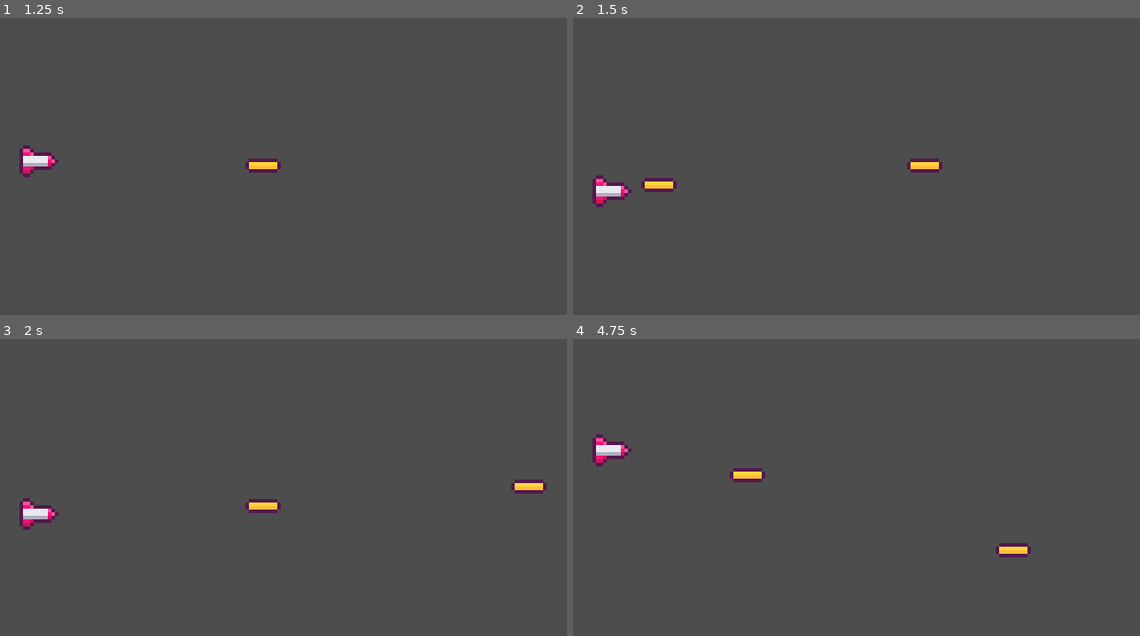
Above: before the commit, frames 1-4 (two rows, left to right).
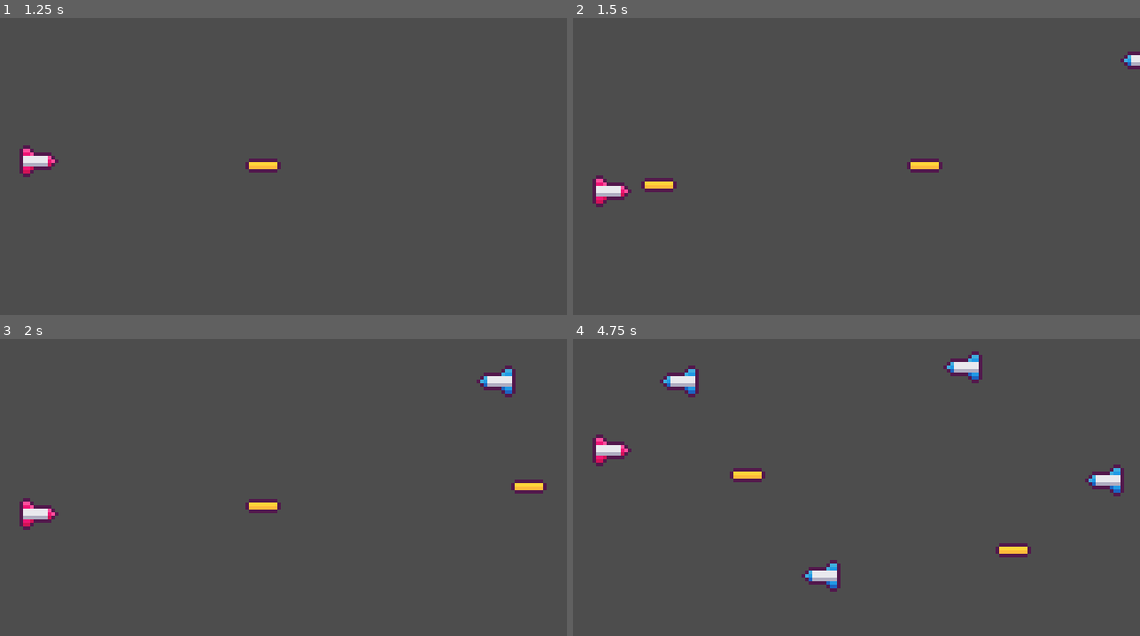
Above: after the commit, the same moments.

Repository: muhammad-kal/Godot-SpaceScroller
Game: Godot game, scene res://main.tscn
Same seed, same stepped clock (60 frames per second), same inputs: the game is played once before the commit and once after it.
Inputs (mouse positions are in pixels of both pictures, inside the frame that each line leads up to):
- Up to frame 1 (1.25 s): tap Enter at 0.5 s; move the mouse to (408, 160) at 0.52 s; click (408, 160) at 0.6 s
- Up to frame 2 (1.5 s): move the mouse to (743, 193) at 1.27 s; click (743, 193) at 1.35 s
- Up to frame 3 (2 s): no input
- Up to frame 4 (4.75 s): move the mouse to (913, 428) at 2.02 s; click (913, 428) at 2.1 s; move the mouse to (828, 561) at 2.77 s; click (828, 561) at 2.85 s; move the mouse to (1026, 546) at 3.52 s; click (1026, 546) at 3.6 s; move the mouse to (686, 448) at 4.27 s; click (686, 448) at 4.35 s

Frame 1 is identical in both runs. In frame 2, 0.2% of the frame differs, in the area x 96-100%, y 11-18%; in frame 3, 0.5%; in frame 4, 1.8%, in the area x 15-98%, y 4-86%.

Commit message:
Enemy Spawner

Diff:
--- /dev/null
+++ b/Musuh/musuh.gd
@@ -0,0 +1,7 @@
+extends Sprite2D
+
+const  KECEPATAN =  40
+
+
+func _physics_process(delta: float) -> void:
+	global_position.x -= KECEPATAN * delta
--- /dev/null
+++ b/Musuh/musuh.tscn
@@ -0,0 +1,17 @@
+[gd_scene load_steps=4 format=3 uid="uid://b372musumigun"]
+
+[ext_resource type="Texture2D" uid="uid://digudnqlboiee" path="res://Asset/Space Sidescroller Assets/Enemy1.png" id="1_tkbk5"]
+[ext_resource type="Script" path="res://Musuh/musuh.gd" id="2_x6l84"]
+
+[sub_resource type="RectangleShape2D" id="RectangleShape2D_efm8c"]
+size = Vector2(10, 8)
+
+[node name="Musuh" type="Sprite2D"]
+texture = ExtResource("1_tkbk5")
+flip_h = true
+script = ExtResource("2_x6l84")
+
+[node name="Area2D" type="Area2D" parent="."]
+
+[node name="CollisionShape2D" type="CollisionShape2D" parent="Area2D"]
+shape = SubResource("RectangleShape2D_efm8c")
--- /dev/null
+++ b/Musuh/musuh_spawner.gd
@@ -0,0 +1,9 @@
+extends Marker2D
+
+var objMusuh = preload("res://Musuh/musuh.tscn")
+
+signal spawn_musuh(objMusuh : PackedScene, posMusuh)
+
+func _on_timer_timeout() -> void:
+	randomize()
+	emit_signal("spawn_musuh", objMusuh, Vector2(180, randi_range(0,90)))
--- /dev/null
+++ b/Musuh/musuh_spawner.tscn
@@ -0,0 +1,11 @@
+[gd_scene load_steps=2 format=3 uid="uid://bnfib3tsvoeth"]
+
+[ext_resource type="Script" path="res://Musuh/musuh_spawner.gd" id="1_ktawi"]
+
+[node name="Musuh_spawner" type="Marker2D"]
+script = ExtResource("1_ktawi")
+
+[node name="Timer" type="Timer" parent="."]
+autostart = true
+
+[connection signal="timeout" from="Timer" to="." method="_on_timer_timeout"]
--- a/main.gd
+++ b/main.gd
@@ -4,3 +4,8 @@
 	var peluruInstance = objPeluru.instantiate()
 	add_child(peluruInstance)
 	peluruInstance.global_position = posPeluru
+
+func _on_musuh_spawner_spawn_musuh(objMusuh: Variant, posMusuh: Variant) -> void:
+	var musuhInstance = objMusuh.instantiate()
+	add_child(musuhInstance)
+	musuhInstance.global_position = posMusuh
--- a/main.tscn
+++ b/main.tscn
@@ -1,7 +1,8 @@
-[gd_scene load_steps=3 format=3 uid="uid://dcc46byhm3f0e"]
+[gd_scene load_steps=4 format=3 uid="uid://dcc46byhm3f0e"]
 
 [ext_resource type="PackedScene" uid="uid://bbhuoa8khoab5" path="res://Player/player.tscn" id="1_d7816"]
 [ext_resource type="Script" path="res://main.gd" id="1_mt6bg"]
+[ext_resource type="PackedScene" uid="uid://bnfib3tsvoeth" path="res://Musuh/musuh_spawner.tscn" id="3_bhqmv"]
 
 [node name="Main" type="Node2D"]
 script = ExtResource("1_mt6bg")
@@ -9,4 +10,8 @@
 [node name="Player" parent="." instance=ExtResource("1_d7816")]
 position = Vector2(11, 44)
 
+[node name="Musuh_spawner" parent="." instance=ExtResource("3_bhqmv")]
+position = Vector2(179, 0)
+
 [connection signal="signal_nembak" from="Player" to="." method="_on_player_signal_nembak"]
+[connection signal="spawn_musuh" from="Musuh_spawner" to="." method="_on_musuh_spawner_spawn_musuh"]
--- /dev/null
+++ b/musuh_spawner.gd
@@ -0,0 +1 @@
+extends Marker2D
